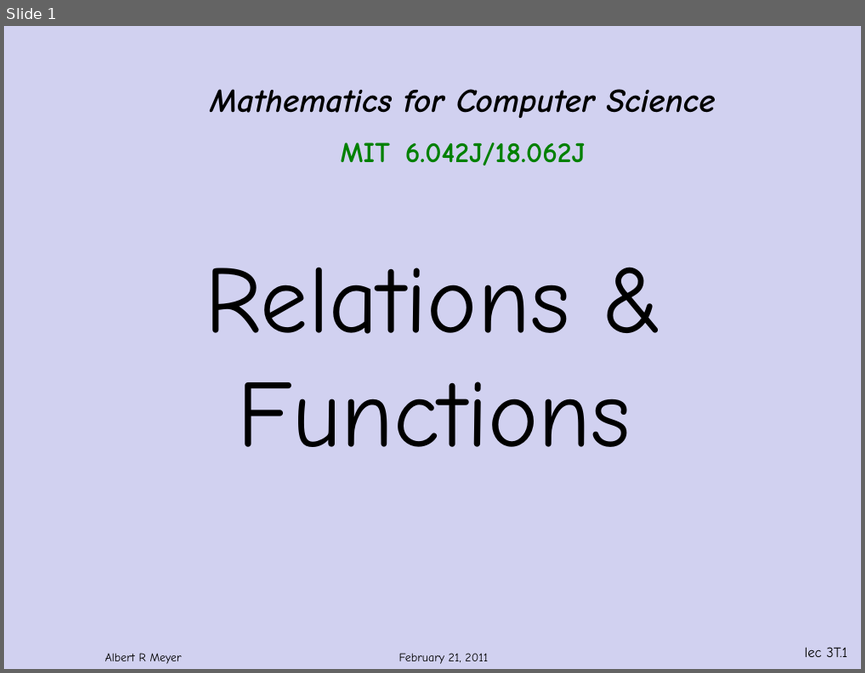
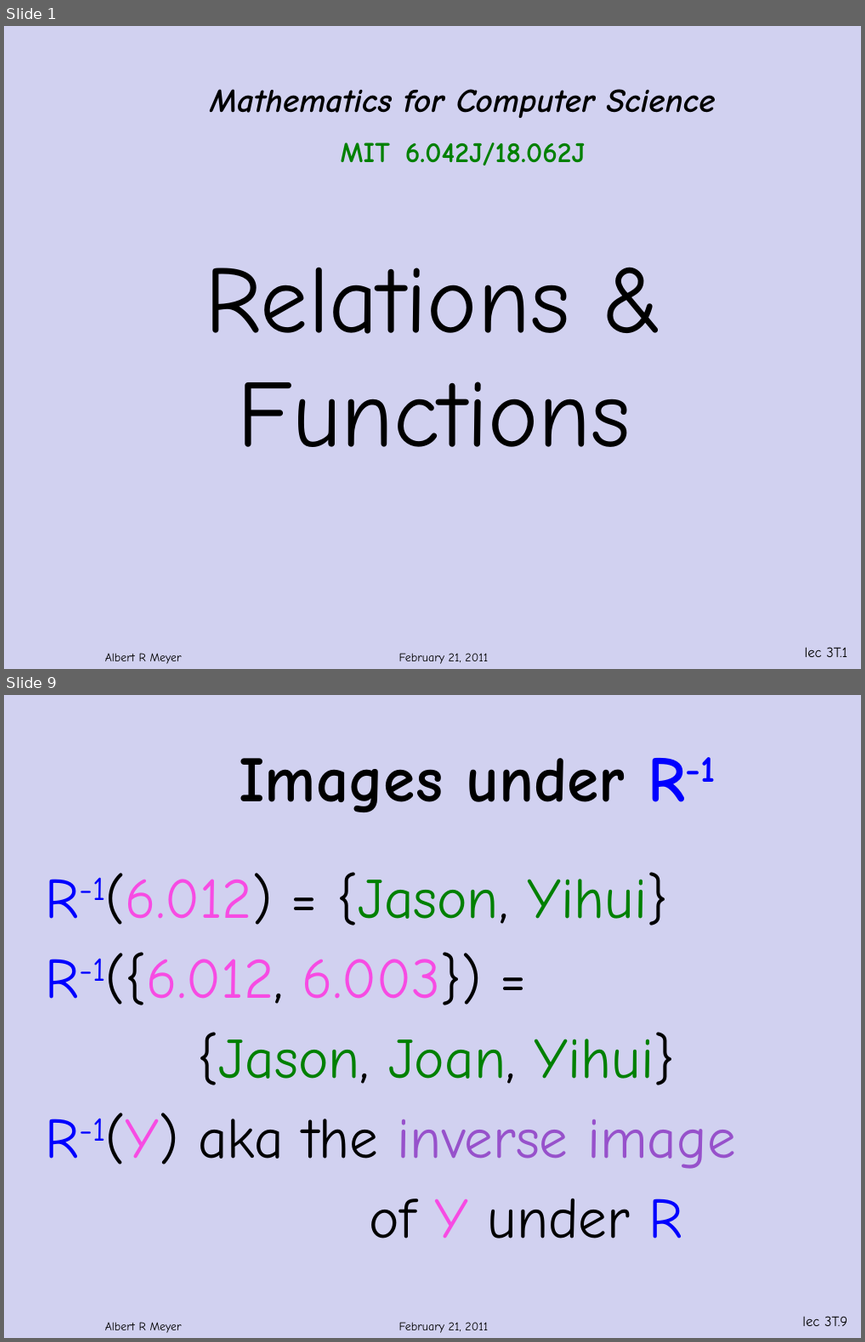
Before and after one commit to armeyer/mcs_web, a slide deck: spring12/slidesS12/relations.pptx. Shown one above the other, each under a label of ours: slide 1 before the commit, slides 1 and 9 after it; the slides between them are not shown. The pictures are 865x673 and 865x1342 pixels, drawn with LibreOffice and Linux fonts; fonts in the diff are those of the drawing; background and template pictures are left out. Boxes give left, top, right and bottom in pixels: in the first picture for what was removed or moved away, otherwise in the second. Text is boxed around its words. In the diff, an @@ line names an element or a change of style, - is before the commit and + after.

```diff
--- a/spring12/slidesS12/relations.pptx
+++ b/spring12/slidesS12/relations.pptx
@@ slide 9 added at (x1=4, y1=695, x2=861, y2=1338), background #D1D1F0; not listed: 3 template elements that a slide beside it also shows @@
@@ title added at (x1=239, y1=757, x2=715, y2=812), 54 pt, text #000000, bold @@
+Images under R-1
@@ text added at (x1=45, y1=872, x2=736, y2=1238), 48 pt, text #000000 @@
+R-1(6.012) = {Jason, Yihui}
+R-1({6.012, 6.003}) =
+{Jason, Joan, Yihui}
+R-1(Y) aka the inverse image
+of Y under R
```
Also in this commit, not shown: 4 slides changed, 15 other slides added, 3 slides removed.
